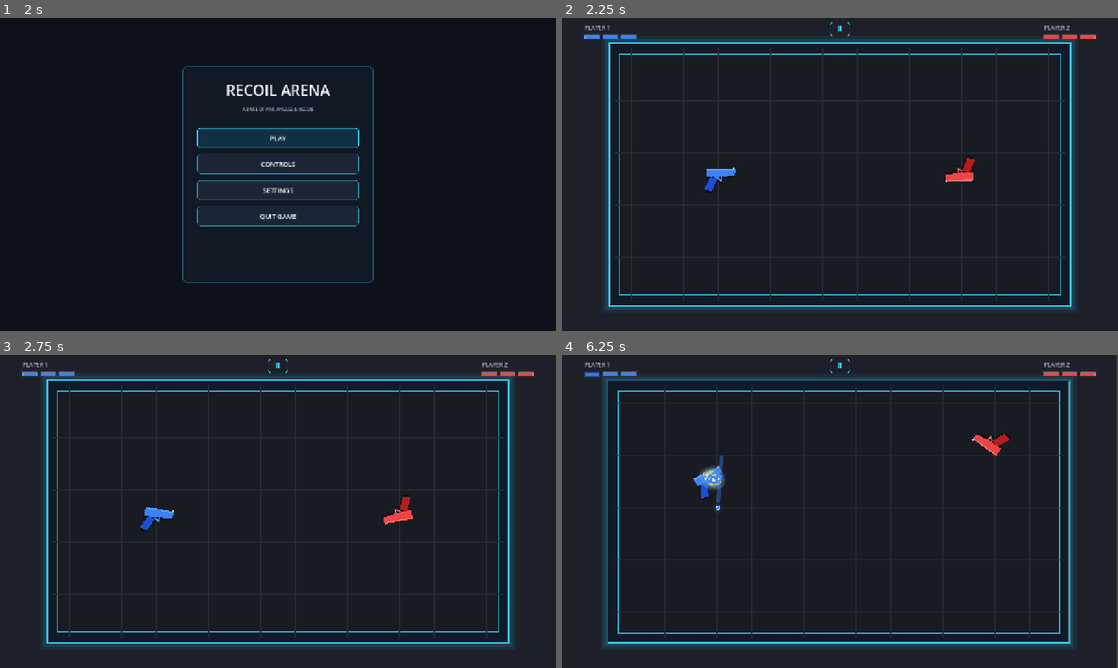
Above: before the commit, frames 1-4 (two rows, left to right).
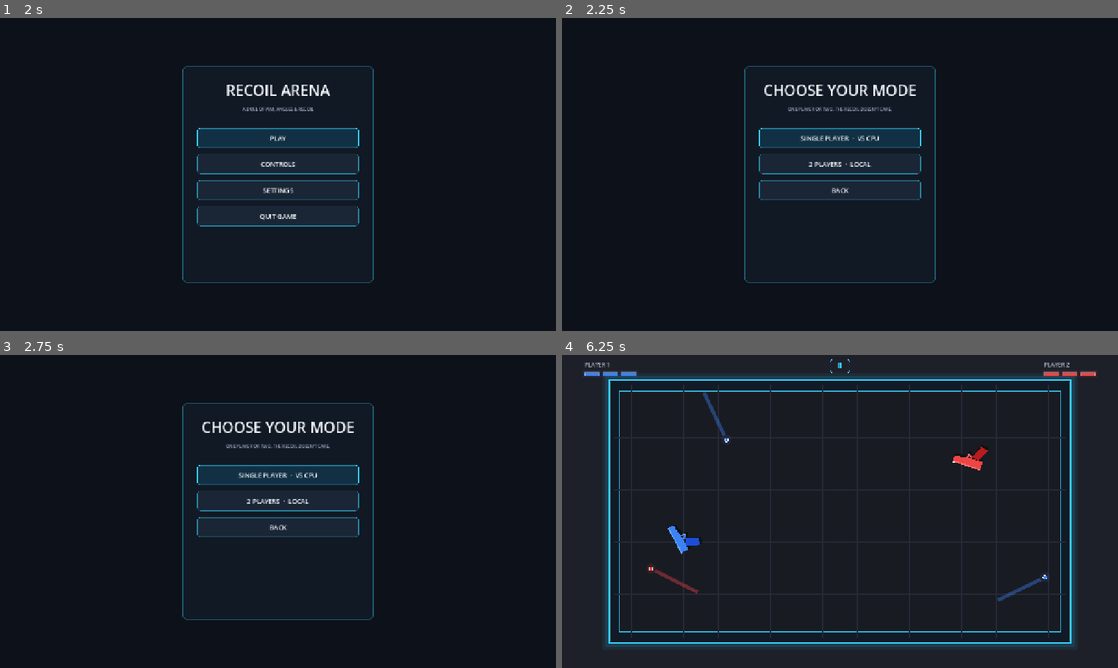
Above: after the commit, the same moments.

Repository: iamsaaddar/RecoilArena
Game: Godot game, scene res://scenes/main/Main.tscn
The game is run twice, just before and just after one commit, with the same random seed, the same clock (stepped at 60 frames per second) and the same inputs.
Inputs (mouse positions are in pixels of both pictures, inside the frame that each line leads up to):
- Up to frame 1 (2 s): click "CONTROLS" at 0.5 s; click "BACK" at 1.25 s
- Up to frame 2 (2.25 s): click "PLAY" at 2 s
- Up to frame 3 (2.75 s): no input
- Up to frame 4 (6.25 s): click (840, 502) at 2.75 s, where only the run after the commit has a clickable "2 PLAYERS · LOCAL"; click "Ⅱ" at 3.5 s; click "RESUME" at 4.25 s; move the mouse to (962, 495) at 5.02 s; tap A (player_1_shoot) at 5.1 s; click (962, 495) at 5.17 s; drag from (728, 527) to (812, 574) at 5.77 s

Frame 1 is identical in both runs. In frame 2, 14% of the frame differs, in the area x 3-97%, y 1-95%; in frame 3, 14%; in frame 4, 5.0%.

Commit message:
Add single-player CPU mode
Add a mode-selection menu for local two-player or CPU matches, and manage the CPU controller across round transitions. Update controls help to reflect the selected mode.

Diff:
--- a/scripts/systems/Arena.gd
+++ b/scripts/systems/Arena.gd
@@ -17,6 +17,7 @@
 const BULLET_SCENE := preload("res://scenes/projectiles/Bullet.tscn")
 const HIT_SPARK_SCENE := preload("res://scenes/effects/HitSpark.tscn")
 const HEALTH_HUD_SCRIPT := preload("res://scripts/systems/HealthHUD.gd")
+const CPU_CONTROLLER_SCRIPT := preload("res://scripts/ai/CPUController.gd")
 const GUN_FIRE_SOUND := preload("res://assets/audio/gun_fire.wav")
 const WALL_BOUNCE_SOUND := preload("res://assets/audio/wall_bounce.wav")
 const HIT_IMPACT_SOUND := preload("res://assets/audio/hit_impact.wav")
@@ -27,6 +28,9 @@
 var _health_hud: HealthHUD
 var _camera: Camera2D
 var _guns: Array[ArenaGun] = []
+## Set before adding this Arena to the scene tree to replace Player 2 with the CPU.
+@export var single_player_mode := false
+var _cpu_controller: CPUController
 var _round_over := false
 var _round_transitioning := false
 var _shake_time := 0.0
@@ -53,6 +57,8 @@
 	_health_hud.play_again_requested.connect(_on_play_again_requested)
 	_spawn_player(1, Vector2(360.0, 360.0), 0.0, Color("3b82f6"), &"player_1_shoot")
 	_spawn_player(2, Vector2(920.0, 360.0), 180.0, Color("ef4444"), &"player_2_shoot")
+	if single_player_mode:
+		_start_cpu_opponent()
 
 
 func _unhandled_input(event: InputEvent) -> void:
@@ -143,6 +149,27 @@
 	_guns.append(gun)
 
 
+func _start_cpu_opponent() -> void:
+	var human_gun := _get_gun_by_player_id(1)
+	var cpu_gun := _get_gun_by_player_id(2)
+	if not is_instance_valid(human_gun) or not is_instance_valid(cpu_gun):
+		push_error("Cannot start CPU opponent: both player guns must be spawned first.")
+		return
+
+	cpu_gun.human_input_enabled = false
+	_cpu_controller = CPU_CONTROLLER_SCRIPT.new() as CPUController
+	_cpu_controller.name = "CPUController"
+	add_child(_cpu_controller)
+	_cpu_controller.setup(cpu_gun, human_gun)
+
+
+func _get_gun_by_player_id(player_id: int) -> ArenaGun:
+	for gun in _guns:
+		if is_instance_valid(gun) and gun.player_id == player_id:
+			return gun
+	return null
+
+
 func _on_shot_requested(gun: ArenaGun, muzzle_position: Vector2, shot_direction: Vector2) -> void:
 	_play_sound(GUN_FIRE_SOUND, muzzle_position, -2.0)
 	var bullet := BULLET_SCENE.instantiate() as ArenaBullet
@@ -204,6 +231,8 @@
 	if _round_over:
 		return
 	_round_over = true
+	if is_instance_valid(_cpu_controller):
+		_cpu_controller.set_controller_active(false)
 	for gun in _guns:
 		if is_instance_valid(gun):
 			gun.set_round_locked(true)
@@ -240,6 +269,8 @@
 	_health_hud.reset_health()
 	_round_over = false
 	_round_transitioning = false
+	if is_instance_valid(_cpu_controller):
+		_cpu_controller.reset_controller()
 	_health_hud.hide_round_overlay()
 	print("ROUND START")
 
--- a/scripts/systems/Main.gd
+++ b/scripts/systems/Main.gd
@@ -16,6 +16,7 @@
 var _panel_return := "main"
 var _volume_value: Label
 var _pause_button: Button
+var _active_single_player := false
 
 
 func _ready() -> void:
@@ -70,13 +71,15 @@
 	_ui_layer.add_child(_pause_button)
 	_pause_button.hide()
 
-func _start_game() -> void:
+func _start_game(single_player: bool = false) -> void:
 	_clear_overlay()
 	_pause_button.show()
 	get_tree().paused = false
 	_is_paused = false
+	_active_single_player = single_player
 	_arena = ARENA_SCENE.instantiate() as Node2D
 	_arena.name = "Arena"
+	_arena.set("single_player_mode", single_player)
 	# Main must always process input so Esc can resume, but the game itself
 	# must remain pausable. Otherwise the arena inherits ALWAYS from Main.
 	_arena.process_mode = Node.PROCESS_MODE_PAUSABLE
@@ -96,10 +99,18 @@
 func _show_main_menu() -> void:
 	_clear_overlay()
 	var panel := _create_panel("RECOIL ARENA", "A DUEL OF AIM, ANGLES & RECOIL")
-	_add_menu_button(panel, "PLAY", _start_game, true)
+	_add_menu_button(panel, "PLAY", _show_mode_select, true)
 	_add_menu_button(panel, "CONTROLS", _show_controls_from_main)
 	_add_menu_button(panel, "SETTINGS", _show_settings_from_main)
 	_add_menu_button(panel, "QUIT GAME", _quit_game)
+
+
+func _show_mode_select() -> void:
+	_clear_overlay()
+	var panel := _create_panel("CHOOSE YOUR MODE", "ONE PLAYER OR TWO. THE RECOIL DOESN'T CARE.")
+	_add_menu_button(panel, "SINGLE PLAYER  ·  VS CPU", Callable(self, "_start_game").bind(true), true)
+	_add_menu_button(panel, "2 PLAYERS  ·  LOCAL", Callable(self, "_start_game").bind(false))
+	_add_menu_button(panel, "BACK", _show_main_menu)
 
 
 func _show_pause_menu() -> void:
@@ -135,12 +146,20 @@
 
 func _show_controls() -> void:
 	_clear_overlay()
-	var panel := _create_panel("CONTROLS", "TWO PLAYERS. ONE VERY UNSTABLE ARENA.")
+	var is_single_player_match := _panel_return == "pause" and _active_single_player
+	var subtitle := "PLAYER VS CPU. ONE VERY UNSTABLE ARENA." if is_single_player_match else "TWO PLAYERS. ONE VERY UNSTABLE ARENA."
+	var panel := _create_panel("CONTROLS", subtitle)
 	_add_control_row(panel, "PLAYER 1", "A", Color("60a5fa"))
-	_add_control_row(panel, "PLAYER 2", "L  /  LEFT ARROW", Color("f87171"))
+	if is_single_player_match:
+		_add_control_row(panel, "CPU OPPONENT", "AUTOMATIC", Color("f87171"))
+	else:
+		_add_control_row(panel, "PLAYER 2", "L  /  LEFT ARROW", Color("f87171"))
 	_add_control_row(panel, "PAUSE / RESUME", "ESC", ACCENT_COLOR)
 	_add_body_label(panel, "Firing launches a bullet and kicks your gun in the opposite direction.")
-	_add_body_label(panel, "Mobile: tap anywhere on the left half to fire Player 1, or the right half to fire Player 2. Both sides support simultaneous touches.")
+	if is_single_player_match:
+		_add_body_label(panel, "Mobile: tap anywhere on the left half to fire. The CPU controls the red gun automatically.")
+	else:
+		_add_body_label(panel, "Mobile: tap anywhere on the left half to fire Player 1, or the right half to fire Player 2. Both sides support simultaneous touches.")
 	_add_body_label(panel, "Land three hits to eliminate your opponent. Your own bullets can never hurt you.")
 	var back_action: Callable = Callable(self, "_show_main_menu") if _panel_return == "main" else Callable(self, "_show_pause_menu")
 	_add_menu_button(panel, "BACK", back_action, true)
Not shown, added: scripts/ai/CPUController.gd.uid
